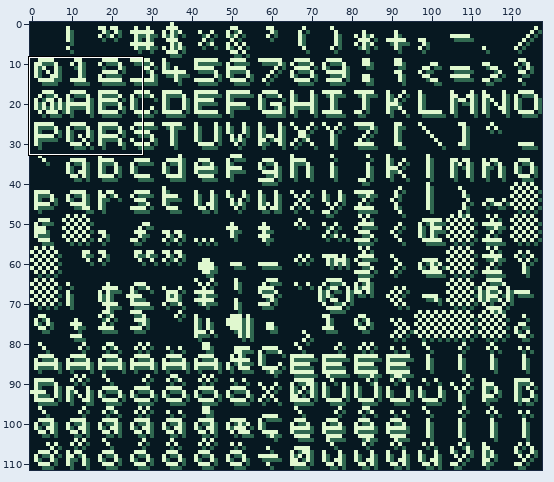
Edited in one commit: sprite sheet (assets/fonts/gbs-mono-shadowed-dark.png). Above: a wide view before the commit, with the close-up outlined.
Close-up. Before the commit:
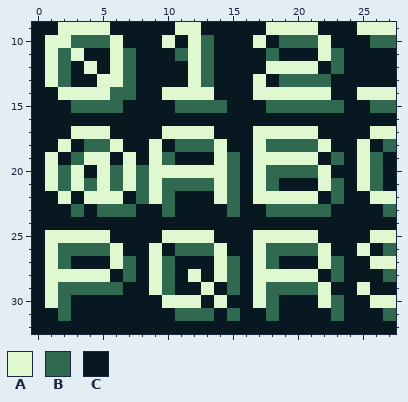
The file is 128x112 pixels. Shown: x 0..27, y 9..32.
Palette (. is transparent): A #e0f8cf  B #306850  C #071821
Pixels before, first column x 0:
 9 CCAAAACCCCCAACCCCCAAAACCCAAA
10 CAABBBACCCACABCCCACBBBACCCBB
11 CABACCABCCCBABCCCCBCCCABCCCC
12 CABCACABCCCCABCCCCAAAACBCCCC
13 CABCCAABCCCCABCCCACBBBBCCCCC
14 CCAAAABBCCAAAACCCAAAAAACCAAA
15 CCCBBBBCCCCBBBBCCCBBBBBBCCBB
16 CCCCCCCCCCCCCCCCCCCCCCCCCCCC
17 CCCAAACCCCAAAACCCAAAAACCCCAA
18 CCACBBACCACBBBACCABBBBACCACB
19 CACBAACACABCCCABCAAAAACBCABC
20 CABACABABAAAAAABCABBBBACCABC
21 CABABABABABBBBABCABCCCABCABC
22 CCACAAACBABCCCABCAAAAACBCCAA
23 CCCBCBBBCCBCCCCBCCBBBBBCCCCB
24 CCCCCCCCCCCCCCCCCCCCCCCCCCCC
25 CAAAAACCCCAAAACCCAAAAACCCCAA
26 CABBBBACCACBBBACCABBBBACCACB
27 CABCCCABCABCCCABCABCCCABCCAA
28 CAAAAACBCABCACABCAAAAACBCCCB
29 CABBBBBCCABCCACBCABBBBACCACC
30 CABCCCCCCCAAACACCABCCCABCCAA
31 CCBCCCCCCCCBBBCBCCBCCCCBCCCB
32 CCCCCCCCCCCCCCCCCCCCCCCCCCCC
Once edited:
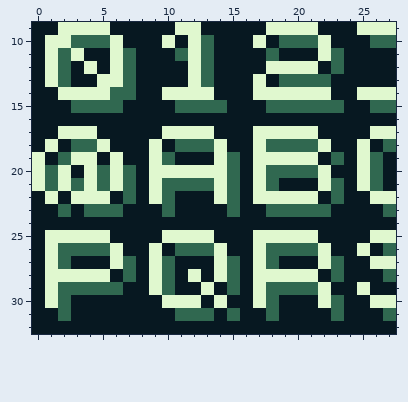
From old to new:
y 17: x 2 C -> A; x 5 A -> C
y 18: x 1..3 CAC -> ACB; x 5..6 BA -> AC
y 19: x 0..3 CACB -> ACBA; x 5..7 ACA -> CAC
y 20: x 0..8 CABACABAB -> ABACABABC
y 21: x 0..8 CABABABAB -> ABABABABC
y 22: x 1..3 CAC -> ACA; x 6..8 ACB -> CBC
y 23: x 2..4 CBC -> BCB; x 7 B -> C
Where, in picture pixels (left, top, right, bottom), the same in both close-ups:
changed: (32, 126, 149, 217)
